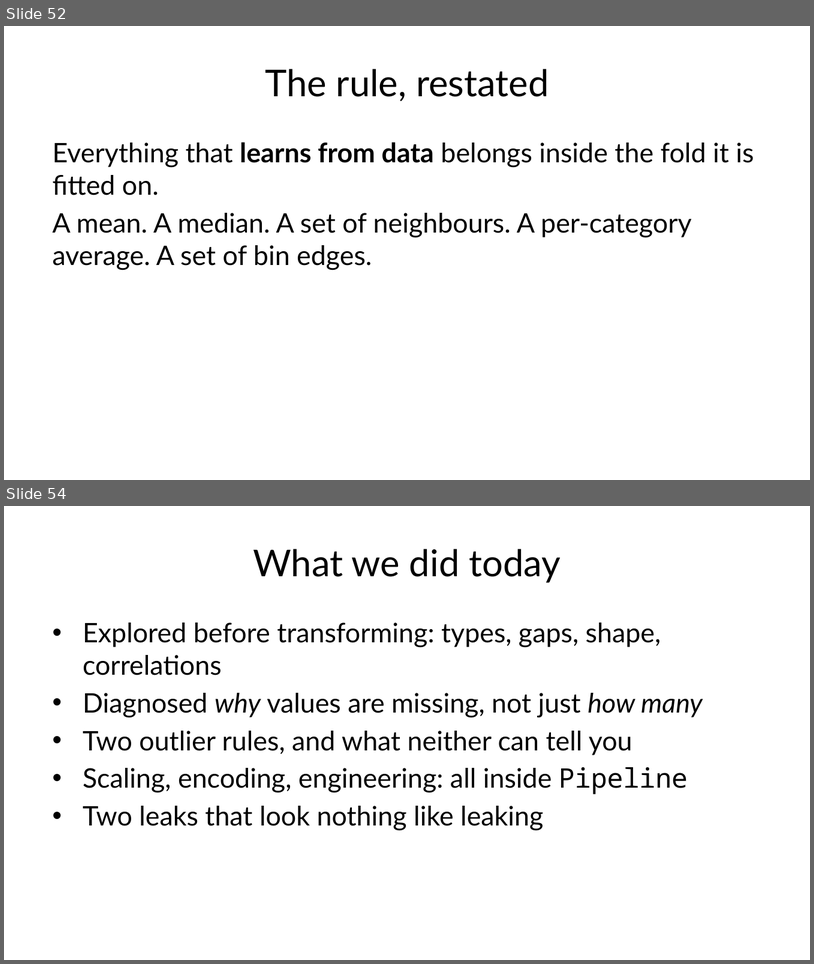
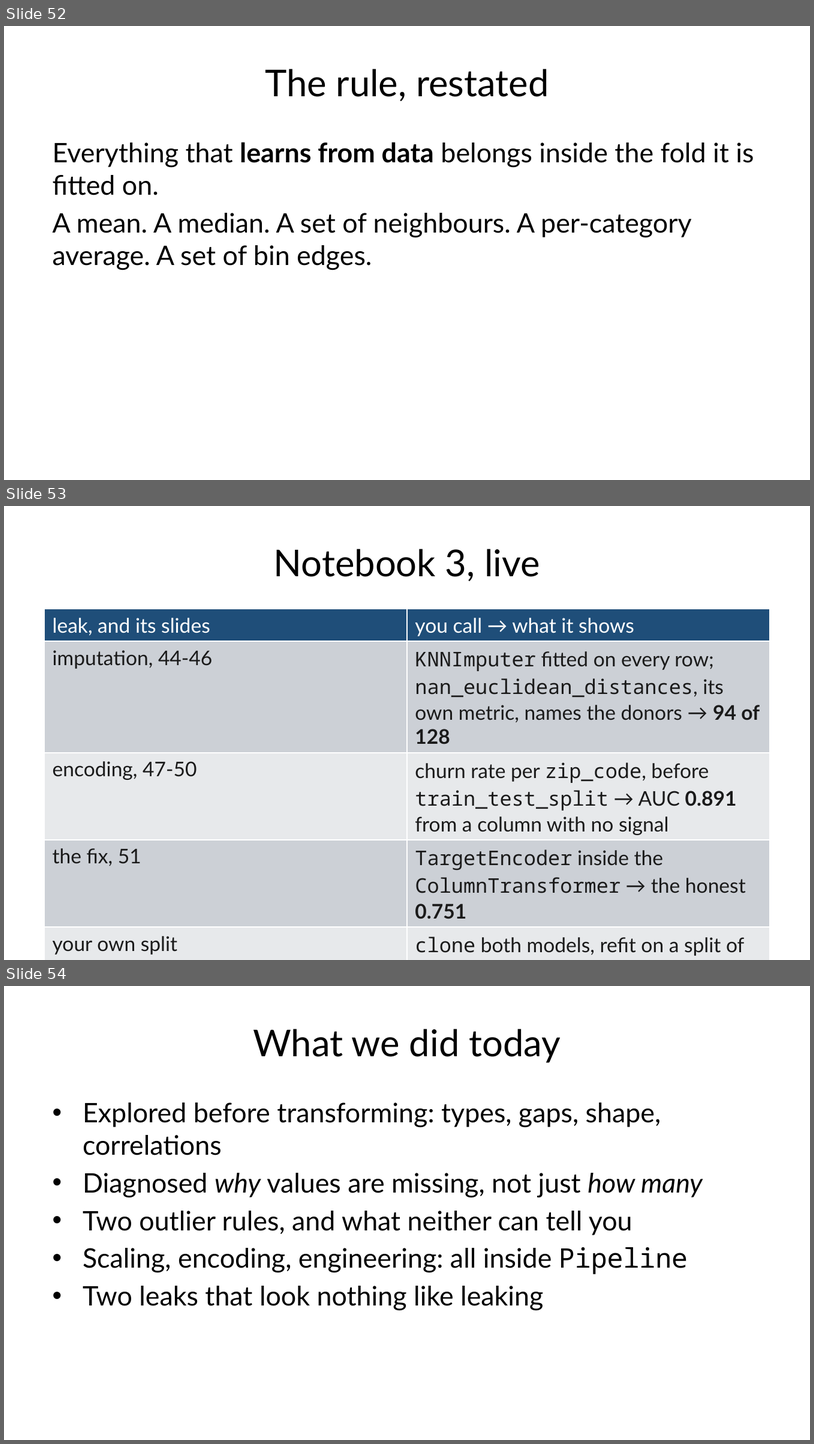
Before and after one commit to fabioantonini/technologies-for-artificial-intelligence, a slide deck: Lessons/02_data_exploration_and_preparation/Slides/data_exploration_and_preparation_slides.pptx. Shown one above the other, each under a label of ours: slides 52 and 54 before the commit, slides 52, 53 and 54 after it; the slides between them are not shown. The pictures are 814x964 and 814x1444 pixels, drawn with LibreOffice and Linux fonts; fonts in the diff are those of the drawing; background and template pictures are left out. Boxes give left, top, right and bottom in pixels: in the first picture for what was removed or moved away, otherwise in the second. Text is boxed around its words. In the diff, an @@ line names an element or a change of style, - is before the commit and + after.

```diff
--- a/Lessons/02_data_exploration_and_preparation/Slides/data_exploration_and_preparation_slides.pptx
+++ b/Lessons/02_data_exploration_and_preparation/Slides/data_exploration_and_preparation_slides.pptx
@@ slide 53 added at <box>4,506,810,960</box>, background #FFFFFF @@
@@ title added at <box>274,549,540,581</box>, 33 pt, text #1A1A1A @@
+Notebook 3, live
@@ table added at <box>44,609,770,958</box>, 6 rows, 2 columns @@
+leak, and its slides | you call → what it shows
+imputation, 44-46 | KNNImputer fitted on every row; nan_euclidean_distances, its own metric, names the donors → 94 of 128
+encoding, 47-50 | churn rate per zip_code, before train_test_split → AUC 0.891 from a column with no signal
+the fix, 51 | TargetEncoder inside the ColumnTransformer → the honest 0.751
+your own split | clone both models, refit on a split of your own
+scored with | roc_auc_score throughout
```
Also in this commit, not shown: 6 slides changed, 1 other slide added, 2 slides removed, 2 other files.
